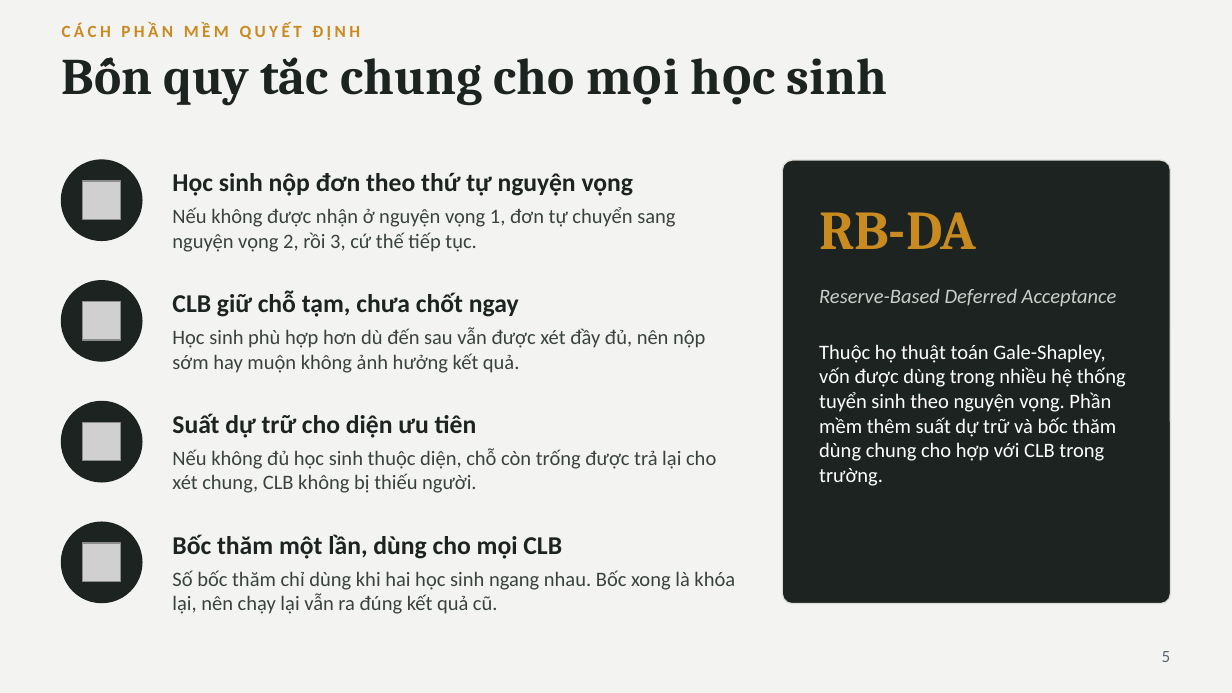
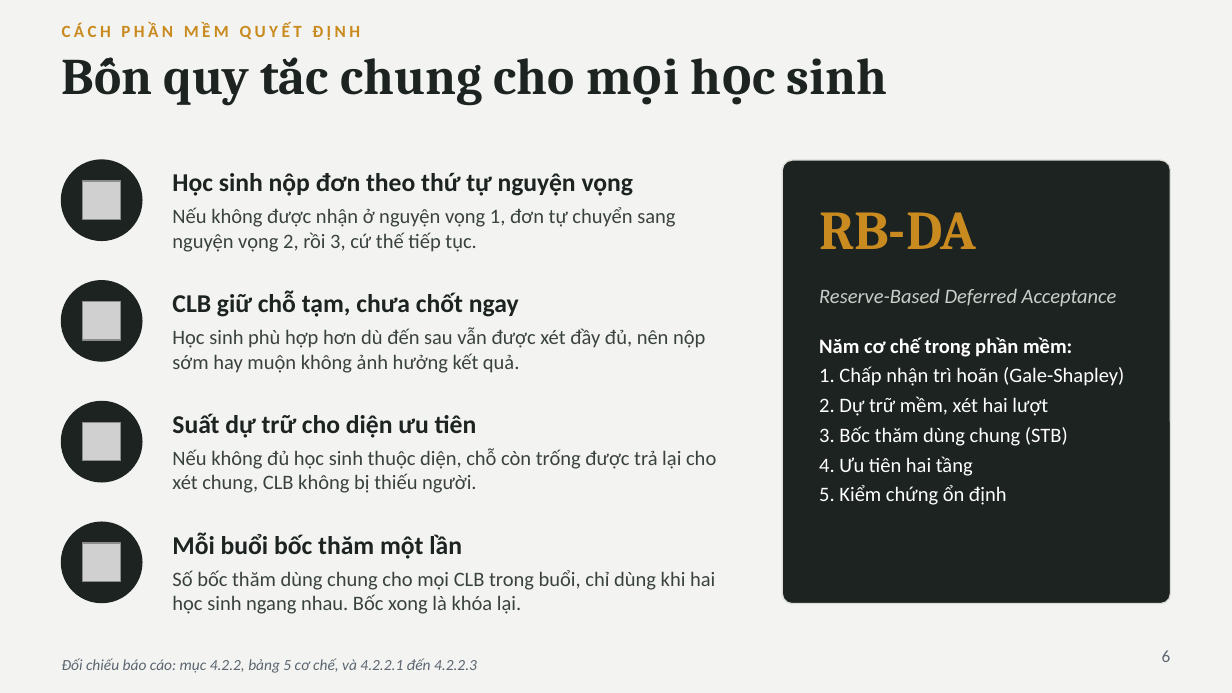
Before and after one commit to nguyenphanvantruong6969-arch/rbda-kiosk, a slide deck: slide 6 of TRINH_BAY_BAN_GIAM_HIEU.pptx (slide 5 before the commit). Drawn at 1232x693 pixels with LibreOffice and Linux fonts; fonts in the diff are those of the drawing; grey boxes stand for pictures. Boxes give left, top, right and bottom in pixels: in the first picture for what was removed or moved away, otherwise in the second. Text is boxed around its words. In the diff, an @@ line names an element or a change of style, - is before the commit and + after.

```diff
--- a/TRINH_BAY_BAN_GIAM_HIEU.pptx
+++ b/TRINH_BAY_BAN_GIAM_HIEU.pptx
@@ text at (819,337,1124,505): text changed @@
-Thuộc họ thuật toán Gale-Shapley, vốn được dùng trong nhiều hệ thống tuyển sinh theo nguyện vọng. Phần mềm thêm suất dự trữ và bốc thăm dùng chung cho hợp với CLB trong trường.
+Năm cơ chế trong phần mềm:
+1. Chấp nhận trì hoãn (Gale-Shapley)
+2. Dự trữ mềm, xét hai lượt
+3. Bốc thăm dùng chung (STB)
+4. Ưu tiên hai tầng
+5. Kiểm chứng ổn định
@@ text at (172,533,462,559): text changed @@
-Bốc thăm một lần, dùng cho mọi CLB
+Mỗi buổi bốc thăm một lần
@@ text at (172,570,715,614): text changed @@
-Số bốc thăm chỉ dùng khi hai học sinh ngang nhau. Bốc xong là khóa lại, nên chạy lại vẫn ra đúng kết quả cũ.
+Số bốc thăm dùng chung cho mọi CLB trong buổi, chỉ dùng khi hai học sinh ngang nhau. Bốc xong là khóa lại.
@@ text added at (62,658,477,673), 9 pt, text #5B6570, italic @@
+Đối chiếu báo cáo: mục 4.2.2, bảng 5 cơ chế, và 4.2.2.1 đến 4.2.2.3
@@ text at (1162,650,1171,662): text changed @@
-5
+6
```
Also in this commit, not shown: 10 other slides changed, 2 slides added.
